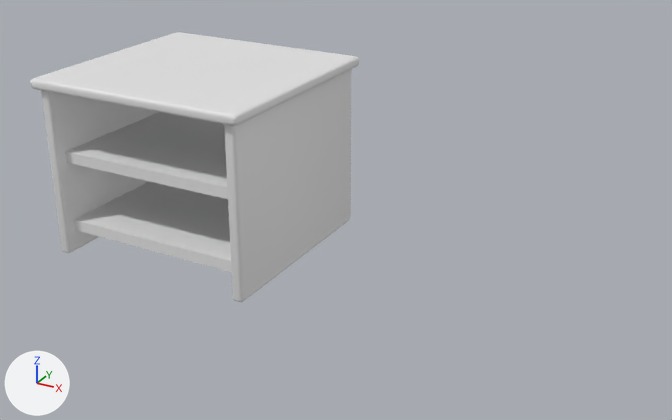
Before and after pictures for a commit that changed the FBX model Assets/Assets/Props_Finales_3D/Salon/Salon_Mesita.fbx.
Rendered twice from a camera (50 mm lens) standing at (-10.801, -29.552, 1.128) and looking at (-11.866, -27.615, 0.16). The lights are fixed; the arrows at lower left show +X, +Y and +Z. Where no turn or scale is listed for an object, it has been applied to the vertices.

The first picture shows 'Mesilla_Salon'.
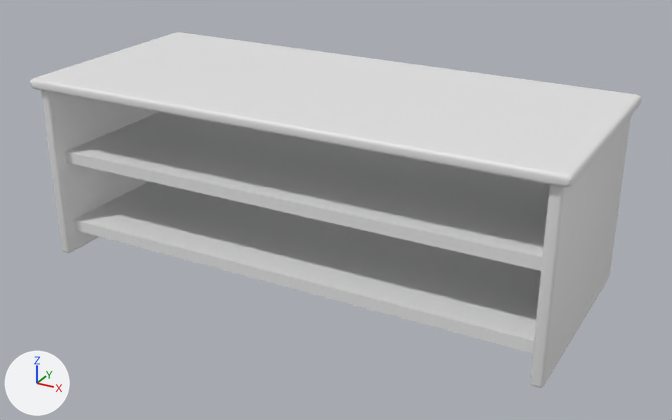
The newer file is also turned or shifted as a whole; pictures and numbers use the older file's frame.

Pixel boxes [x1, y1, x2, y2] of what changed, in the pictures (672 x 420 px):
'Mesilla_Salon', reshaped (85% wider, 32% taller)
    before: [30, 32, 359, 302]
    after: [30, 32, 641, 388]
part 1 of me_cube_123, added
    after: [42, 33, 641, 388]

Edits to the bpy script that builds the scene:
```text
Change me_cube_123:
    used by ob_mesilla_salon; location = (-12.283, -27.597, 0.062)
    remove me_cube_123.from_pydata(...)  # 480 vertices, 454 faces; spans x -0.318..0.317, y -0.307..0.305, z -0.077..0.418
    add me_cube_123.from_pydata(...)  # 480 vertices, 454 faces; spans x -0.318..1.083, y -0.307..0.305, z -0.077..0.418
    me_cube_123 part 1: 240 vertices added at x 1.028..1.083, y -0.307..0.305, z -0.077..0.418
```
